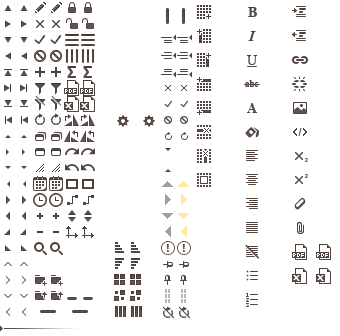
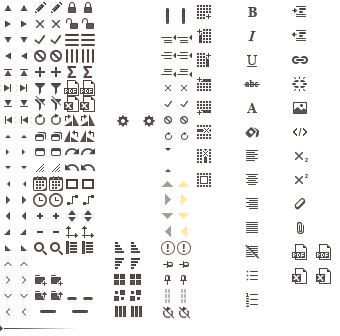
Before/after of a w=340, h=336 layered artwork. What changed in the layer stack:
added layer "sidebar-toggle hover" above "sidebar-toggle" over bbox(82, 241, 93, 254)
added layer "sidebar-toggle" above "dimension hover" over bbox(66, 241, 77, 254)
